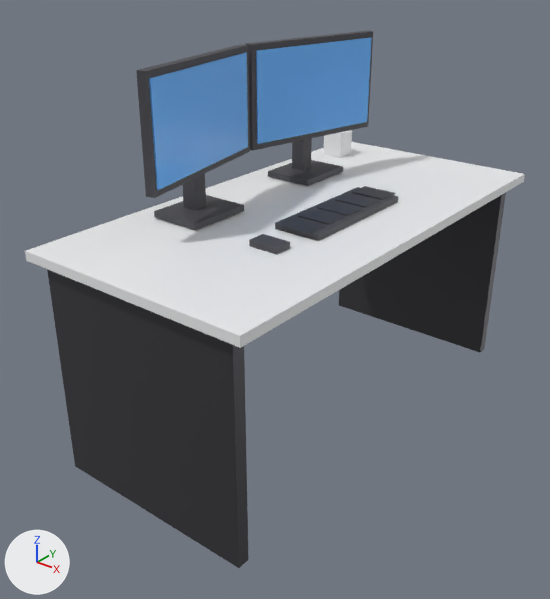
The Blender file SourceArt/Models/SM_Prop_PC.blend as it was, and as the next commit left it.
Before and after are seen from a camera (50 mm lens) standing at (1.391, -1.915, 1.557) and looking at (-0.035, -0.132, 0.451). Arrows for +X, +Y and +Z are at lower left; the lights stay in place. The older version comes first.

Names of what the first picture shows: 'SM_Prop_PC'.
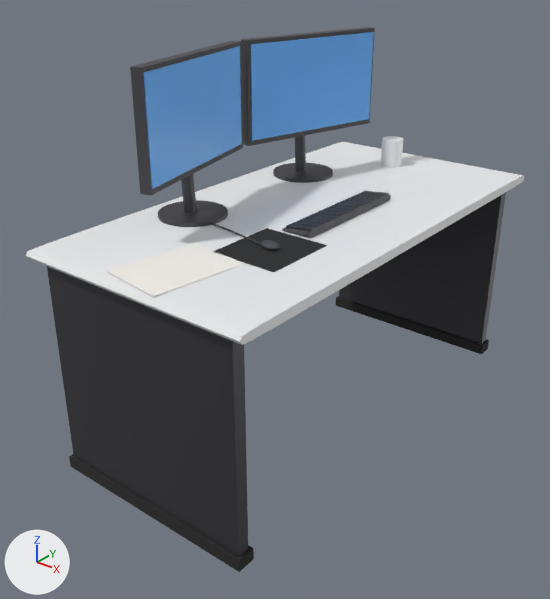
Patch to the scene script:
```diff
--- a/SourceArt/Models/SM_Prop_PC.blend.py
+++ b/SourceArt/Models/SM_Prop_PC.blend.py
@@ mat_soil @@
+mat_soil = principled_material('Soil')
+mat_soil.base_color = (0.18, 0.12, 0.08)  # brown #766150
+mat_soil.roughness = 1.0
@@ mat_paper @@
+mat_paper = principled_material('Paper')
+mat_paper.base_color = (0.9, 0.88, 0.82)  # white #f3f1ea
+mat_paper.roughness = 0.9
@@ mat_rubber @@
+mat_rubber = principled_material('Rubber')
+mat_rubber.base_color = (0.02, 0.02, 0.02)  # black #272727
+mat_rubber.roughness = 0.95
@@ me_sm_prop_pc @@
 # used by ob_sm_prop_pc; location = (0.0, 0.0, 0.0)
-me_sm_prop_pc.from_pydata(...)  # 168 vertices, 126 faces; spans x -0.4..0.4, y -0.8..0.8, z 0.0..1.23
+me_sm_prop_pc.from_pydata(...)  # 1386 vertices, 1038 faces; spans x -0.4..0.4, y -0.8..0.8, z 0.0..1.24
+# me_sm_prop_pc part 1: a new loose piece, a box spanning x -0.36..0.36, y 0.72..0.78, z 0.0..0.04, in mat_rubber (black #272727)
+# me_sm_prop_pc part 2: a new loose piece, a box spanning x -0.36..0.36, y -0.78..-0.72, z 0.0..0.04, in mat_rubber (black #272727)
+# me_sm_prop_pc part 3: a new loose piece, a 24-sided cylinder along z spanning x -0.35..-0.13, y 0.18..0.4, z 0.745..0.757, in mat_metaldark (dark grey #505055)
+# me_sm_prop_pc part 4: the loose piece of 8 vertices spanning x -0.26..-0.21, y 0.25..0.31, z 0.77..0.99 is scaled about its middle by (0.116, 1.55, 0.0364), then moved by (0.04, 0.01, 0.02), in mat_metaldark (dark grey #505055)
+# me_sm_prop_pc part 5: a new loose piece, a 24-sided cylinder along z spanning x -0.35..-0.13, y -0.4..-0.18, z 0.745..0.757, in mat_metaldark (dark grey #505055)
+# me_sm_prop_pc part 6: the loose piece of 8 vertices spanning x -0.26..-0.21, y -0.31..-0.25, z 0.77..0.99 is scaled about its middle by (0.116, 1.55, 0.0364), then moved by (0.04, -0.01, 0.02), in mat_metaldark (dark grey #505055)
+# me_sm_prop_pc part 7: the loose piece of 8 vertices spanning x -0.4..0.4, y -0.8..0.8, z 0.72..0.75 is rebuilt with 168 vertices and now spans x -0.4..0.4, y -0.8..0.8, z 0.71..0.75
+# me_sm_prop_pc part 8: the loose piece of 8 vertices spanning x 0.07..0.17, y -0.38..-0.32, z 0.75..0.76 is rebuilt with 126 vertices and now spans x 0.1..0.16, y -0.38..-0.34, z 0.74..0.77
+# me_sm_prop_pc part 9: the loose piece of 8 vertices spanning x -0.24..-0.13, y 0.03..0.53, z 0.91..1.21 is rebuilt with 8 vertices and now spans x -0.3..-0.13, y 0.01..0.57, z 0.9..1.24, in mat_plastic (dark grey #45454b)
+# me_sm_prop_pc part 10: the loose piece of 8 vertices spanning x -0.24..-0.13, y -0.53..-0.03, z 0.91..1.21 is rebuilt with 8 vertices and now spans x -0.3..-0.13, y -0.57..-0.01, z 0.9..1.24, in mat_plastic (dark grey #45454b)
+# me_sm_prop_pc part 11: the loose piece of 8 vertices spanning x 0.04..0.2, y -0.22..0.22, z 0.75..0.76 is rebuilt with 32 vertices and now spans x 0.07..0.17, y -0.23..0.23, z 0.75..0.77
+# me_sm_prop_pc part 12: 1 vertex moved within x -0.13, y 0.55, z 1.23; 86 vertices removed from x -0.34..0.18, y -0.63..0.64, z 0.34..1.23; 682 vertices added at x -0.3..0.24, y -0.78..0.67, z 0.0..1.23
+# other edits to the shape of me_sm_prop_pc do not show in these pictures
 me_sm_prop_pc.materials.append(mat_metaldark)
@@ me_sm_prop_pc @@
 me_sm_prop_pc.materials.append(mat_screenon)
+me_sm_prop_pc.materials.append(mat_soil)  # brown #766150
+me_sm_prop_pc.materials.append(mat_rubber)  # black #272727
+me_sm_prop_pc.materials.append(mat_paper)  # white #f3f1ea
```

Changed parts and their boxes (x1, y1, x2, y2) in the pictures (550 x 599 px; the box of a moved part takes in the faces that stretch with it):
'SM_Prop_PC', reshaped: before (25, 31, 525, 568); after (26, 27, 524, 572)
part 1 of me_sm_prop_pc, added (black): after (336, 296, 489, 354)
part 2 of me_sm_prop_pc, added: after (69, 454, 254, 572)
part 3 of me_sm_prop_pc, added: after (273, 163, 333, 183)
part 4 of me_sm_prop_pc, moved or reshaped: before (292, 138, 312, 170); after (305, 130, 322, 135)
part 5 of me_sm_prop_pc, added: after (158, 200, 228, 227)
part 6 of me_sm_prop_pc, moved or reshaped: before (183, 174, 206, 210); after (194, 164, 208, 173)
part 7 of me_sm_prop_pc, rebuilt: before (25, 142, 525, 348); after (26, 142, 524, 345)
part 8 of me_sm_prop_pc, rebuilt (50% narrower, 45% shorter): before (249, 234, 290, 255); after (260, 240, 280, 251)
part 9 of me_sm_prop_pc, rebuilt (15% wider, 12% taller): before (256, 38, 372, 144); after (241, 27, 375, 146)
part 10 of me_sm_prop_pc, rebuilt (14% wider, 12% taller): before (149, 52, 248, 190); after (130, 41, 243, 195)
part 11 of me_sm_prop_pc, rebuilt (11% narrower, 20% shorter): before (275, 187, 398, 241); after (282, 195, 391, 238)
part 12 of me_sm_prop_pc, cut back: before (136, 31, 395, 234); after (107, 32, 403, 297)
